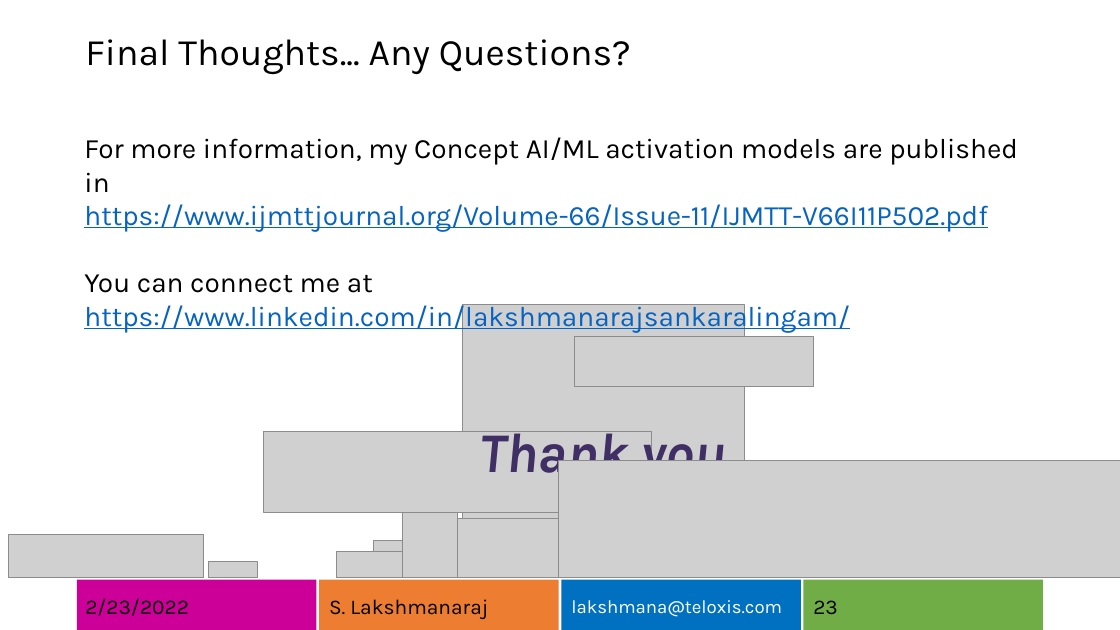
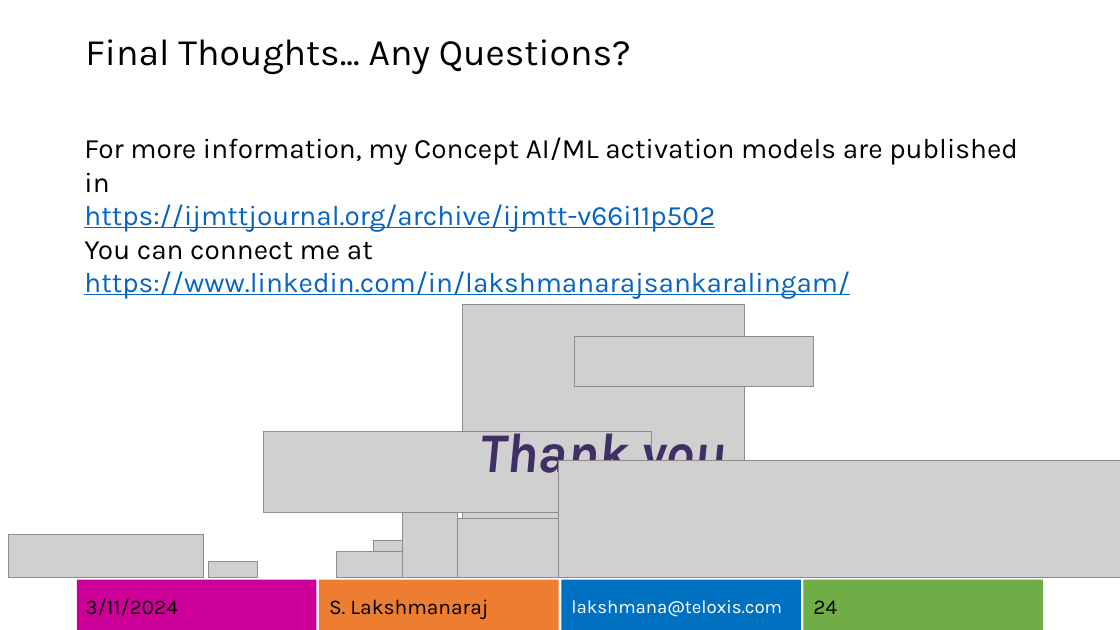
Before and after one commit to lksmangai/DeepLearning, a slide deck: slide 24 of MachineIntelligence.pptx (slide 23 before the commit). Drawn at 1120x630 pixels with LibreOffice and Linux fonts; fonts in the diff are those of the drawing; grey boxes stand for pictures. Boxes give left, top, right and bottom in pixels: in the first picture for what was removed or moved away, otherwise in the second. Text is boxed around its words. In the diff, an @@ line names an element or a change of style, - is before the commit and + after.

```diff
--- a/MachineIntelligence.pptx
+++ b/MachineIntelligence.pptx
@@ text at (x1=84, y1=204, x2=715, y2=232): text changed @@
-https://www.ijmttjournal.org/Volume-66/Issue-11/IJMTT-V66I11P502.pdf
+https://ijmttjournal.org/archive/ijmtt-v66i11p502
@@ text at (x1=85, y1=598, x2=178, y2=616): text changed @@
-2/23/2022
+3/11/2024
@@ page number at (x1=813, y1=600, x2=837, y2=614): text changed @@
-23
+24
```
Also in this commit, not shown: 21 other slides changed, 1 slide added, 8 other files.
